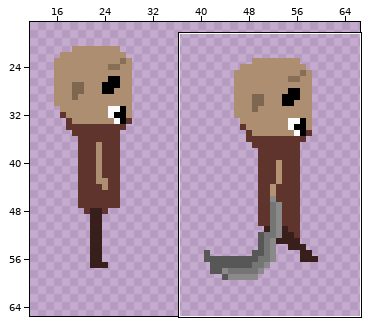
File history of a pixel-art file, Testing2d/Assets/Sprite/ENEMY/Ghoul/Enemy.aseprite. The first picture is a wide view before the edit; the outline marks the close-up.
Close-up. Old version:
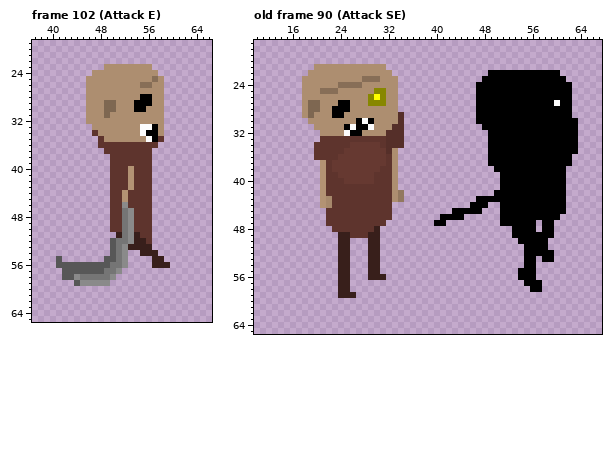
133x100 pixels, 114 frames. Colours within 5 levels of each other are drawn and written as one. Shown: frame 102 (Attack E): x 37..66, y 19..65; old frame 90 (Attack SE): x 10..67, y 17..65. The wide view leaves out empty margins. The commit also changed other frames or places, which this record leaves out.
The same view after the edit:
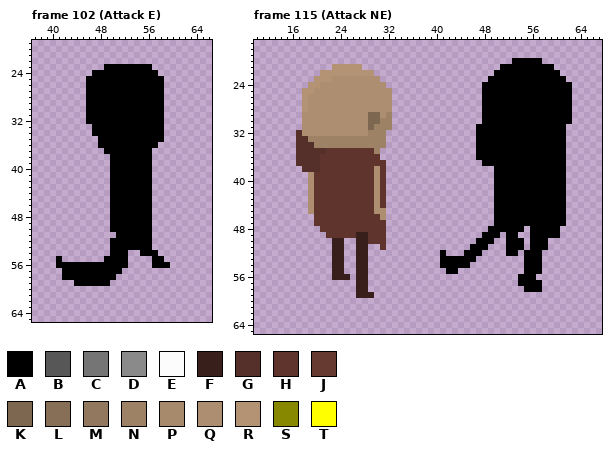
Palette (. is transparent): A #000000  B #575757  C #757575  D #8a8a8a  E #fcfcfc  F #381f1b  G #552f29  H #5e342d  J #663931  K #7e6751  L #876e57  M #92785f  N #9e8266  P #a7896c  Q #ad8e70  R #b39374  S #878700  T #ffff00
A new or re-ordered frame is compared with the old frame closest to it.
Difference:
frames 114 -> 124
layer "Enemy" now shown
Changed rows in their new state; - is an unchanged pixel.
Frame 102 (Attack E), layer "EmissionMap":
first column x 41:
23 --------AAAAAAAA---
24 ------AAAAAAAAAAA--
25 -----AAAAAAAAAAAAA-
26 -----AAAAAAAAAAAAA-
27 -----AAAAAAAAAAAAA-
28 -----AAAAAAAAA--AA-
29 -----AAAAAAAA---AA-
30 -----AAAAAAAA--AAA-
31 -----AAAAAAAAAAAAA-
32 -----AAAAAAAAAAAAA-
33 ------AAAAAAAAAA-A-
34 ------AAAAAAAAA--A-
35 -------AAAAAAAAA-A-
36 -------AAAAAAAAAA--
37 --------AAAAAAAA---
38 ---------AAAAAAA---
39 ---------AAAAAAA---
40 ---------AAAAAAA---
41 ---------AAAAAAA---
42 ---------AAAAAAA---
43 ---------AAAAAAA---
44 ---------AAAAAAA---
45 ---------AAAAAAA---
46 ---------AAAAAAA---
47 ---------AAAAAAA---
48 ---------AAAAAAA---
49 ---------AAAAAAA---
50 ---------AAAAAAA---
51 ----------AAAAAA---
52 ---------AAAAAAA---
53 ---------AAAAAAA---
54 ---------AAA--AAA--
55 A-------AAAA----AA-
56 AAAAAAAAAAAA----AAA
57 -AAAAAAAAAA--------
58 -AAAAAAAAA---------
59 ---AAAAAA----------
Frame 115 (Attack NE) is new; against old frame 90 (Attack SE), layers "Подсказка", "EmissionMap":
first column x 17:
20 ------------------------------------AAAAA------
21 ---...RRRRR....-------------------AAAAAAAAA----
22 --..RRRRRRRRR...----------------.--------------
23 -..RRR-----QQQ...--------------.---------------
24 -.RR---QQQQ----..-------------.----------------
25 -RR-QQQ------QQ-.-------------.----------------
26 -R----------QQQ-.-------------.----------------
27 -RQQ---QQ---QQQ-.-------------.------------A---
28 -RQQ--QQQ-------.-------------.----------------
29 --Q---QQ----KK-N..------------.----------------
30 -Q--------QQKKNN..------------.---------------.
31 -QQ-----QQQQKNNN..------------A--------------..
32 GQQQ----QQQ-NNN...------------AA-------------..
33 GGNNNNNNNNNNNNN...------------AA-------------..
34 GGGNNNNNNNNNNNN...------------AA-------------..
35 GGGGG---HHHHHN...-------------AA-------------..
36 GGGG---HHHHHHH...-------------AA-------------.-
37 GGGGH-HHHHHHHHH..--------------A-------------.-
38 -GGGH-HHHHHHHQ-..------------------------------
39 --QHH--HHHHHHQ-..----------------A-------------
40 --QHH---HHHHHQ-..----------------A-------------
41 --QHH--------Q-..----------------A-------------
42 --QHH--------Q-...-----------------------------
43 --QHHH-------Q-...------------...--------------
44 --QHHH-------Q-.-------------...-A-------------
45 --QHH--------QQ.----------.....--A-------------
46 ---HH---------Q.--------....-----A----------A--
47 ---HH------------------..--------A------A--AA--
48 ----HH-------HH-----------------AAAA--.-A--A---
49 -----HHHH-FFHHH----------------AAA-A-..----A---
50 ------F-.-FFHHH---------------AAA--AA-.--------
51 ------F-.-FF..H--------------AAA---AAA.--------
52 ------F-.-FF..----------A---AAA----AA----..----
53 ------F-.-FF..----------AAAAAA----------A..----
54 ------F-.-FF..----------AAAAA-----------A------
55 ------F-.-FF..-----------AA----------.--A------
56 ------F---FF...--------------------------------
57 -------..-FF-------------------------A---------
58 -------..-FF--------------------------A--------
59 -------...FFF----------------------------------
